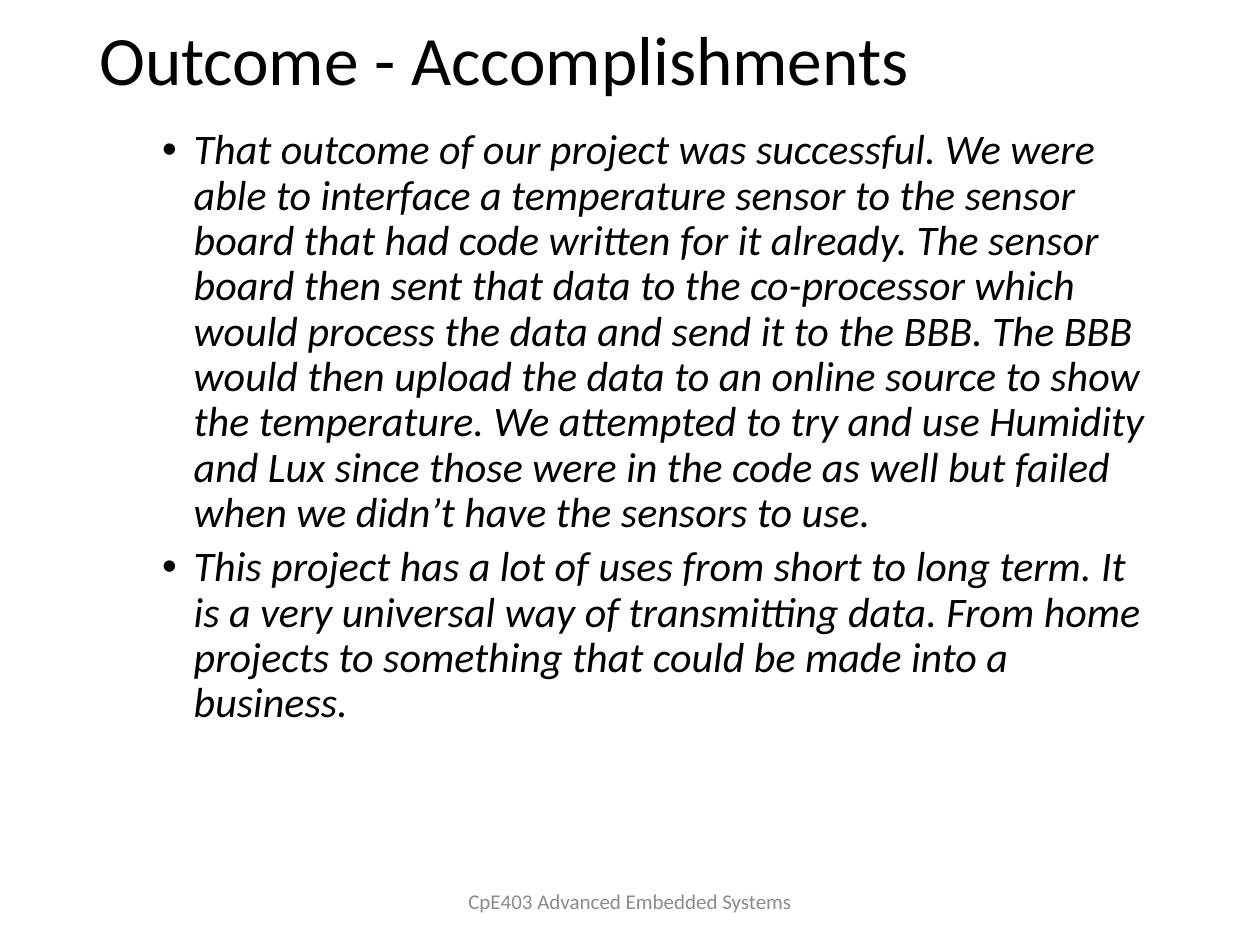
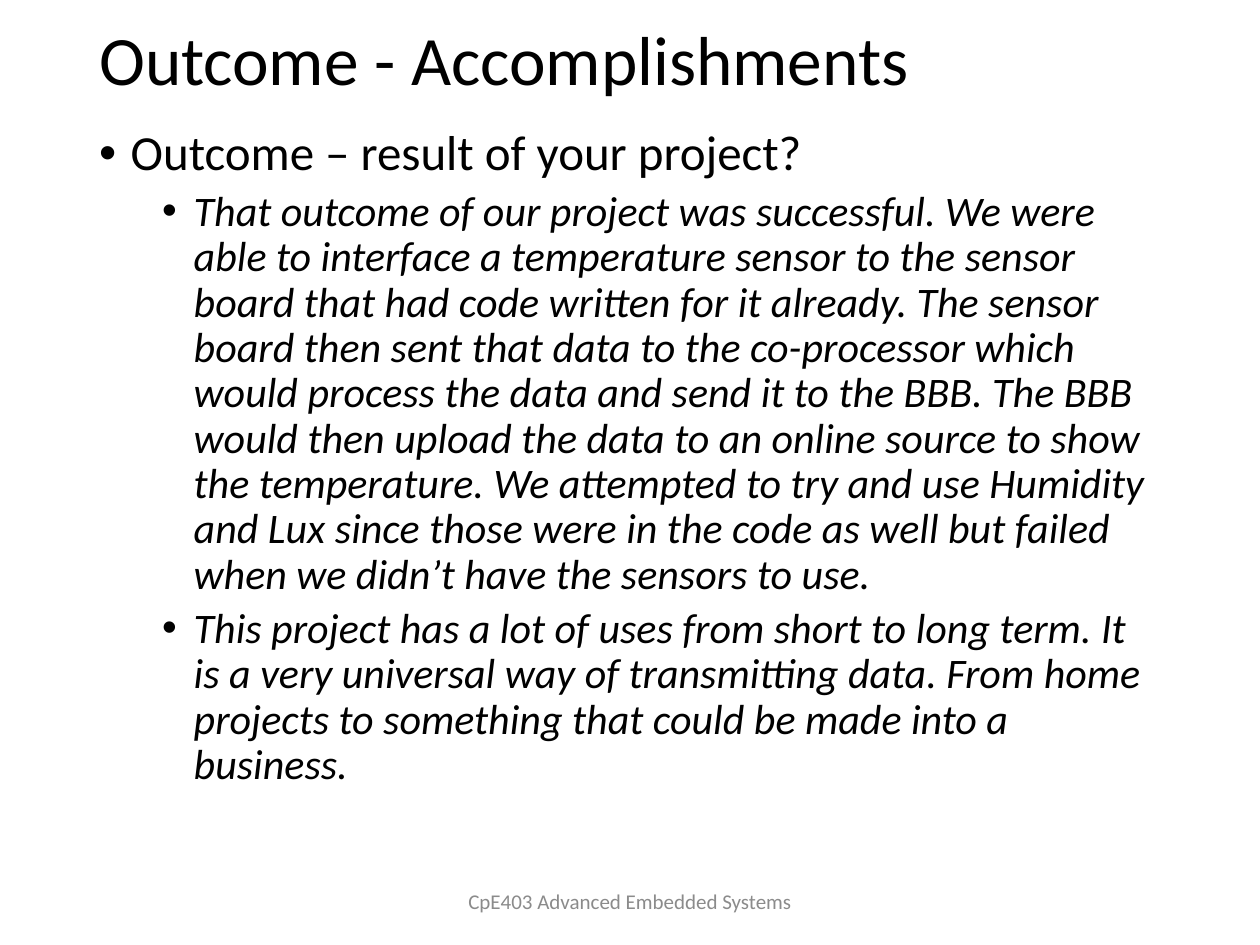
Before and after one commit to TraceStewart/epc304llaf8102vlnu, a slide deck: slide 3 of Final/CpE403_Project_F2018.pptx. Drawn at 1260x945 pixels with LibreOffice and Linux fonts; fonts in the diff are those of the drawing. Boxes give left, top, right and bottom in pixels: in the first picture for what was removed or moved away, otherwise in the second. Text is boxed around its words. In the diff, an @@ line names an element or a change of style, - is before the commit and + after.

```diff
--- a/Final/CpE403_Project_F2018.pptx
+++ b/Final/CpE403_Project_F2018.pptx
@@ text at bbox=[131, 136, 802, 179]: paragraph added @@
+• Outcome – result of your project?
```
Also in this commit, not shown: 8 other slides changed, 2 slides added, 4 slides removed, 1 other file.
